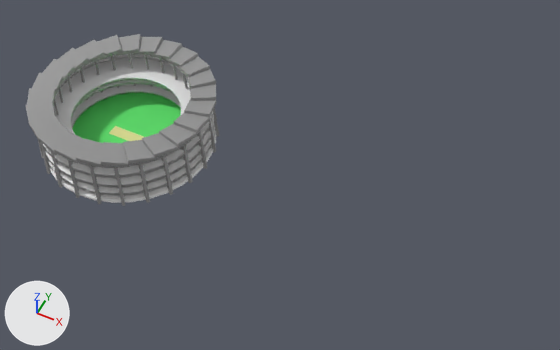
The glTF model public/gltf/Wankhede.glb, before and after one commit.
Camera for both pictures: a 50 mm camera at (4.41, -4.93, 6.47) aimed at (1.99, -0.09, 0.41). Lighting does not change. The marker at lower left points along +X, +Y and +Z. The older version comes first. Where no turn or scale is listed for an object, it has been applied to the vertices. Vertices at exactly the same position are counted once.

Script lines for the objects in view, before the commit:
```python
me_cube_001 = bpy.data.meshes.new('Cube.001')
me_cube_001.from_pydata(...)  # 1576 vertices, 2732 faces; spans x -1.03..1.03, y -1.03..1.03, z -0.02..0.69
# faces by material slot: [12, 320, 1536, 864]
me_cube_001.materials.append(mat_material_002)  # beige #e5e797
me_cube_001.materials.append(mat_material_001)  # green #5de76c
me_cube_001.materials.append(None)
me_cube_001.materials.append(mat_material_003)  # grey #949494
# before: 840 (-0.13, 0.68, 0.11) at pixel (151, 91), 841 (0.0, 0.69, 0.11) at pixel (161, 94), 842 (-0.26, 0.64, 0.11) at pixel (141, 90), 843 (-0.38, 0.57, 0.11) at pixel (129, 90), 844 (-0.49, 0.49, 0.11) at pixel (118, 92)
# before: 845 (-0.57, 0.38, 0.11) at pixel (107, 95), 846 (-0.64, 0.26, 0.11) at pixel (97, 99), 847 (-0.68, 0.13, 0.11) at pixel (88, 105), 848 (-0.69, 0.0, 0.11) at pixel (80, 112), 849 (-0.68, -0.13, 0.11) at pixel (74, 119)
# before: 850 (-0.64, -0.26, 0.11) at pixel (71, 127), 851 (-0.57, -0.38, 0.11), 852 (-0.49, -0.49, 0.11), 853 (-0.38, -0.57, 0.11), 854 (-0.26, -0.64, 0.11)
# before: 855 (-0.13, -0.68, 0.11), 856 (0.0, -0.69, 0.11), 857 (0.13, -0.68, 0.11), 858 (0.26, -0.64, 0.11), 859 (0.38, -0.57, 0.11)
# before: 860 (0.49, -0.49, 0.11), 861 (0.57, -0.38, 0.11), 862 (0.64, -0.26, 0.11), 863 (0.68, -0.13, 0.11), 864 (0.69, 0.0, 0.11)
# before: 865 (0.68, 0.13, 0.11), 866 (0.64, 0.26, 0.11), 867 (0.57, 0.38, 0.11), 868 (0.49, 0.49, 0.11), 869 (0.38, 0.57, 0.11)
# before: 870 (0.26, 0.64, 0.11) at pixel (178, 103), 871 (0.13, 0.68, 0.11) at pixel (170, 98)
ob_cube_001 = bpy.data.objects.new('Cube.001', me_cube_001)
ob_cube_001.location = (0.0, 0.0, 0.0)
```
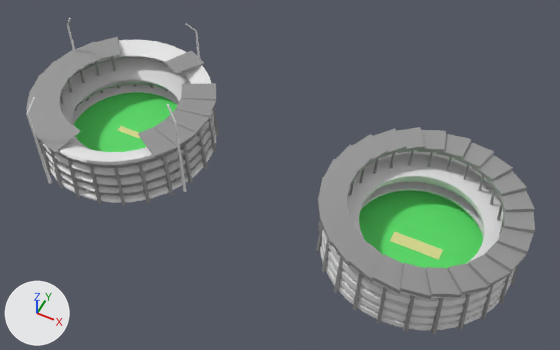
Pixel boxes [x1, y1, x2, y2] of what changed, in the pictures (560 x 350 px; the box of a moved part takes in the faces that stretch with it):
'Cube.001', reshaped (6% narrower)
    before: [26, 34, 220, 206]
    after: [38, 40, 220, 206]
'Stadium_Right_Stands', added
    after: [317, 127, 535, 334]
'Stadium_Right_Boundary', added
    after: [320, 150, 516, 330]
'Stadium_Left_Base', added
    after: [26, 37, 216, 158]
'Stadium_Right_Field', added (green)
    after: [359, 190, 483, 268]
'Stadium_Left_Field', added (green)
    after: [74, 92, 177, 152]
'Floodlights', added
    after: [26, 18, 200, 192]
'Stadium_Right_Accents', added (beige)
    after: [390, 232, 443, 260]
'Stadium_Left_Roof', added
    after: [118, 126, 140, 138]
part 1 of me_cube_001, deleted
    before: [26, 34, 216, 168]
part 2 of me_cube_001, moved or reshaped
    before: [54, 52, 190, 134]
    after: [59, 40, 211, 162]
part 3 of me_cube_001, moved or reshaped
    before: [71, 84, 181, 128]
    after: [71, 84, 179, 125]

What changed in the scene script:
```text
Change me_cube_001:
    verts and faces of me_cube_001; kept vertices keep their numbers, new ones are numbered from 1576
    remove me_cube_001.from_pydata(...)  # 1576 vertices, 2732 faces; spans x -1.03..1.03, y -1.03..1.03, z -0.02..0.69
    remove me_cube_001.materials.append(mat_material_002)  # beige #e5e797
    remove me_cube_001.materials.append(mat_material_001)  # green #5de76c
    add me_cube_001.from_pydata(...)  # 1184 vertices, 2112 faces; spans x -1.03..1.03, y -1.03..1.03, z -0.02..0.65
    me_cube_001 part 1: 26 loose pieces with 392 vertices, spanning x -1.03..1.03, y -1.03..1.03, z 0.0..0.69, are deleted
    me_cube_001 part 2
    32 vertices in x -0.78..0.78, y -0.78..0.78, z 0.64 move by (0.0, 0.0, -0.07)
    32 vertices in x -0.62..0.62, y -0.62..0.62, z 0.38 move by (0.0, 0.0, -0.04)
    20 vertices in x -0.38..0.4, y 0.64..0.77, z 0.65 move by (0.0, 0.0, -0.29)
    16 vertices in x -0.02..0.54, y -0.77..-0.53, z 0.65 move by (0.0, 0.0, -0.3)
    me_cube_001 part 3
    add for i in [*range(840, 872)]: verts[i] += (0.0, 0.0, -0.03)
Add ob_stadium_left_field:
    ob_stadium_left_field = bpy.data.objects.new('Stadium_Left_Field', me_mesh_stadium_left_field)  # 192 vertices, 320 faces; spans x -0.93..0.93, y -0.93..0.93, z 0.08; in mat_material_001 (green #5de76c)
    ob_stadium_left_field.location = (0.0, 0.0, 0.0)
Add ob_stadium_left_roof:
    ob_stadium_left_roof = bpy.data.objects.new('Stadium_Left_Roof', me_mesh_stadium_left_roof)  # a box spanning x -0.152..0.152, y -0.039..0.039, z 0.075..0.079; in mat_material_002 (beige #e5e797)
    ob_stadium_left_roof.location = (0.0, 0.0, 0.0)
Add ob_stadium_left_base:
    ob_stadium_left_base = bpy.data.objects.new('Stadium_Left_Base', me_mesh_stadium_left_base)  # 120 vertices, 180 faces; spans x -1.03..1.03, y -1.03..1.0, z 0.63..0.69; in mat_material_003 (grey #949494)
    ob_stadium_left_base.location = (0.0, 0.0, 0.0)
Add ob_floodlights:
    ob_floodlights = bpy.data.objects.new('Floodlights', me_mesh_floodlights)  # 384 vertices, 752 faces; spans x 0.01..1.98, y -0.99..0.96, z -0.39..0.81
    ob_floodlights.location = (-0.982, 0.0, 0.364)
Add ob_stadium_right_accents:
    ob_stadium_right_accents = bpy.data.objects.new('Stadium_Right_Accents', me_mesh_stadium_right_accents)  # a box spanning x -0.266..0.266, y -0.068..0.068, z -0.004..0.004; in mat_material_002 (beige #e5e797)
    ob_stadium_right_accents.location = (3.516, 0.0, 0.0)
Add ob_stadium_right_stands:
    ob_stadium_right_stands = bpy.data.objects.new('Stadium_Right_Stands', me_mesh_stadium_right_stands)  # 576 vertices, 864 faces; spans x -1.03..1.03, y -1.03..1.03, z -0.65..0.06; in mat_material_003 (grey #949494)
    ob_stadium_right_stands.location = (3.516, 0.0, 0.635)
Add ob_stadium_right_boundary:
    ob_stadium_right_boundary = bpy.data.objects.new('Stadium_Right_Boundary', me_mesh_stadium_right_boundary)  # 800 vertices, 1536 faces; spans x -1.0..1.0, y -1.0..1.0, z 0.0..0.64
    ob_stadium_right_boundary.location = (3.516, 0.0, 0.0)
Add ob_stadium_right_field:
    ob_stadium_right_field = bpy.data.objects.new('Stadium_Right_Field', me_mesh_stadium_right_field)  # 192 vertices, 320 faces; spans x -0.93..0.93, y -0.93..0.93, z 0.0; in mat_material_001 (green #5de76c)
    ob_stadium_right_field.location = (3.516, 0.0, 0.0)
```
